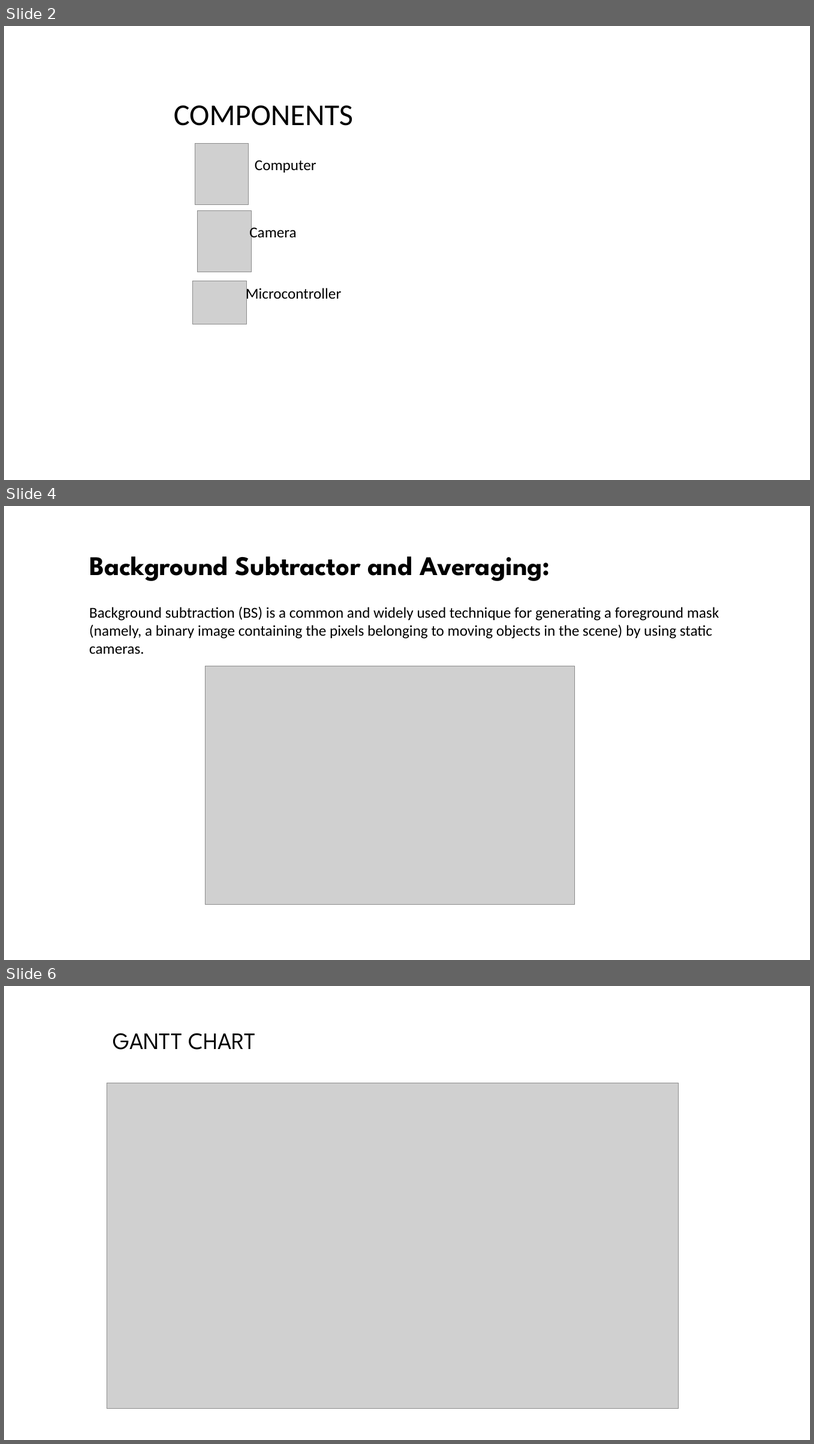
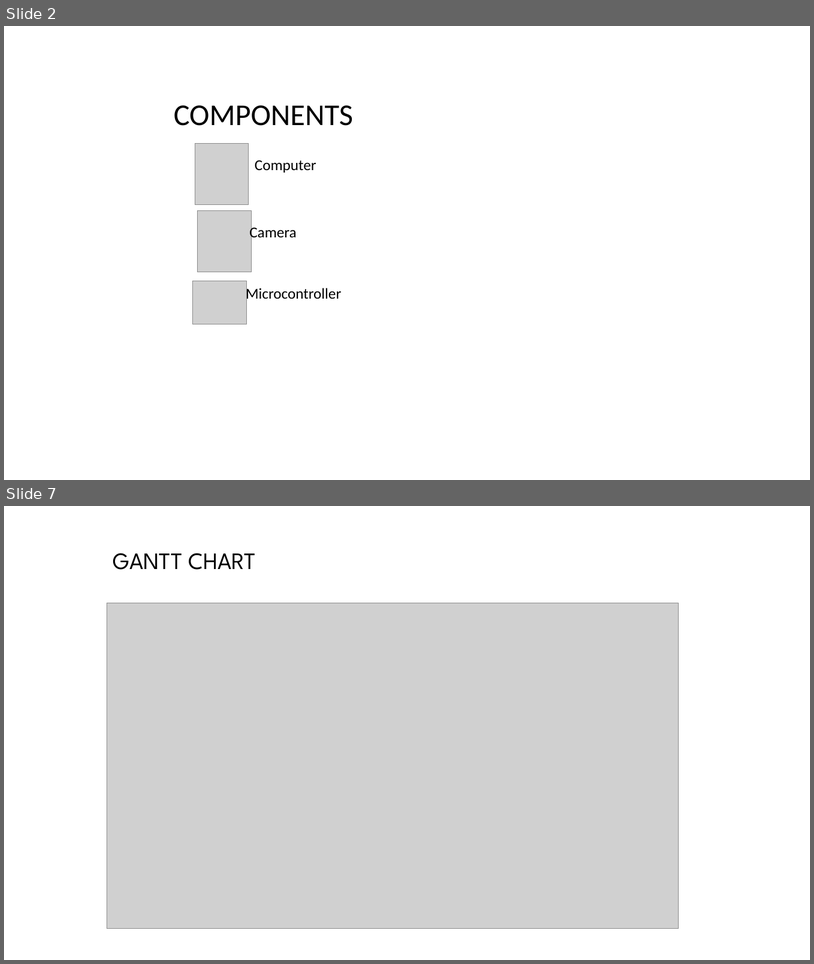
Before and after one commit to tapuzaman/cse299, a slide deck: Presentations/Security Buddy_1.ppt. Shown one above the other, each under a label of ours: slides 2, 4 and 6 before the commit, slides 2 and 7 after it; the slides between them are not shown. The pictures are 814x1444 and 814x964 pixels, drawn with LibreOffice and Linux fonts; fonts in the diff are those of the drawing; grey boxes stand for pictures; background and template pictures are left out. Boxes give left, top, right and bottom in pixels: in the first picture for what was removed or moved away, otherwise in the second. Text is boxed around its words. In the diff, an @@ line names an element or a change of style, - is before the commit and + after.

```diff
--- a/Presentations/Security Buddy_1.ppt
+++ b/Presentations/Security Buddy_1.ppt
@@ slide 4 removed at (x1=4, y1=506, x2=810, y2=960), background picture (left out) @@
@@ title removed at (x1=89, y1=556, x2=550, y2=581) @@
-Background Subtractor and Averaging:
@@ text removed at (x1=89, y1=606, x2=719, y2=654) @@
-Background subtraction (BS) is a common and widely used technique for generating a foreground mask (namely, a binary image containing the pixels belonging to moving objects in the scene) by using static cameras.
@@ picture removed at (x1=205, y1=666, x2=575, y2=904) @@
@@ what was slide 6 is now slide 7 @@
```
Also in this commit, not shown: 4 slides added, 2 other slides removed, 1 other file.
